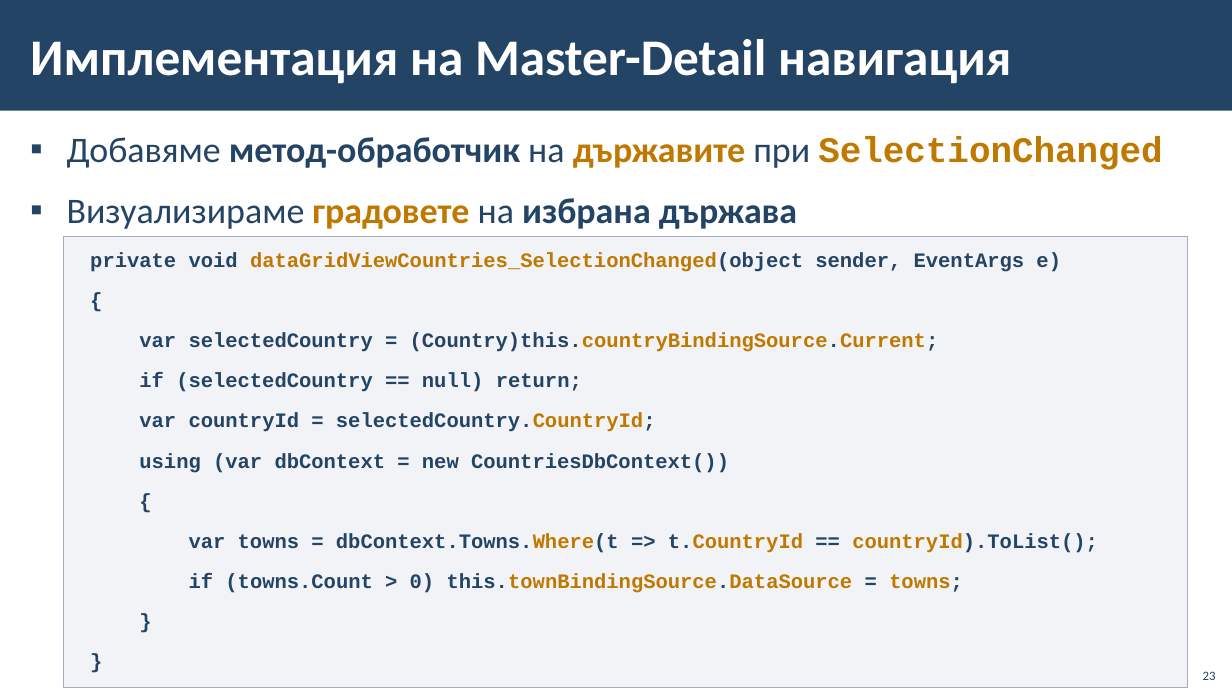
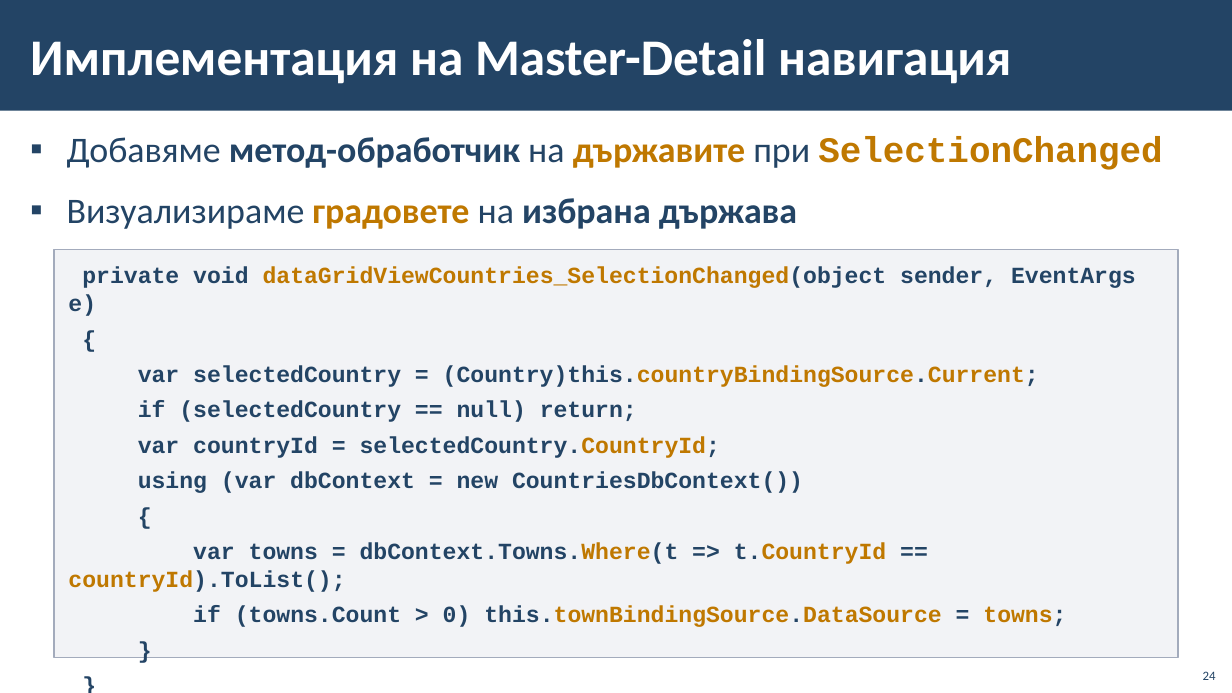
Before and after one commit to BG-IT-Edu/School-Programming, a slide deck: slide 24 of Courses/Software-Sciences/Module-4-Information-Systems-New/08-Navigation-between-Tables/08-Navigation-between-Tables.pptx (slide 23 before the commit). Drawn at 1232x693 pixels with LibreOffice and Linux fonts; fonts in the diff are those of the drawing; background and template pictures are left out. Boxes give left, top, right and bottom in pixels: in the first picture for what was removed or moved away, otherwise in the second. Text is boxed around its words. In the diff, an @@ line names an element or a change of style, - is before the commit and + after.

```diff
--- a/Courses/Software-Sciences/Module-4-Information-Systems-New/08-Navigation-between-Tables/08-Navigation-between-Tables.pptx
+++ b/Courses/Software-Sciences/Module-4-Information-Systems-New/08-Navigation-between-Tables/08-Navigation-between-Tables.pptx
@@ rectangle "private void dataGridViewCountries_SelectionChanged(object s ...": place and size @@
-rectangle "private void dataGridViewCountries_SelectionChanged(object s ..." at bbox=[64, 237, 1189, 688]
+rectangle "private void dataGridViewCountries_SelectionChanged(object s ..." at bbox=[54, 250, 1178, 657]
@@ rectangle "private void dataGridViewCountries_SelectionChanged(object s ..." at bbox=[54, 250, 1178, 657]: size 16 to 18 pt; less space between paragraphs @@
@@ page number at bbox=[1203, 671, 1216, 680]: text changed @@
-23
+24
```
Also in this commit, not shown: 2 other slides changed, 1 slide added.
